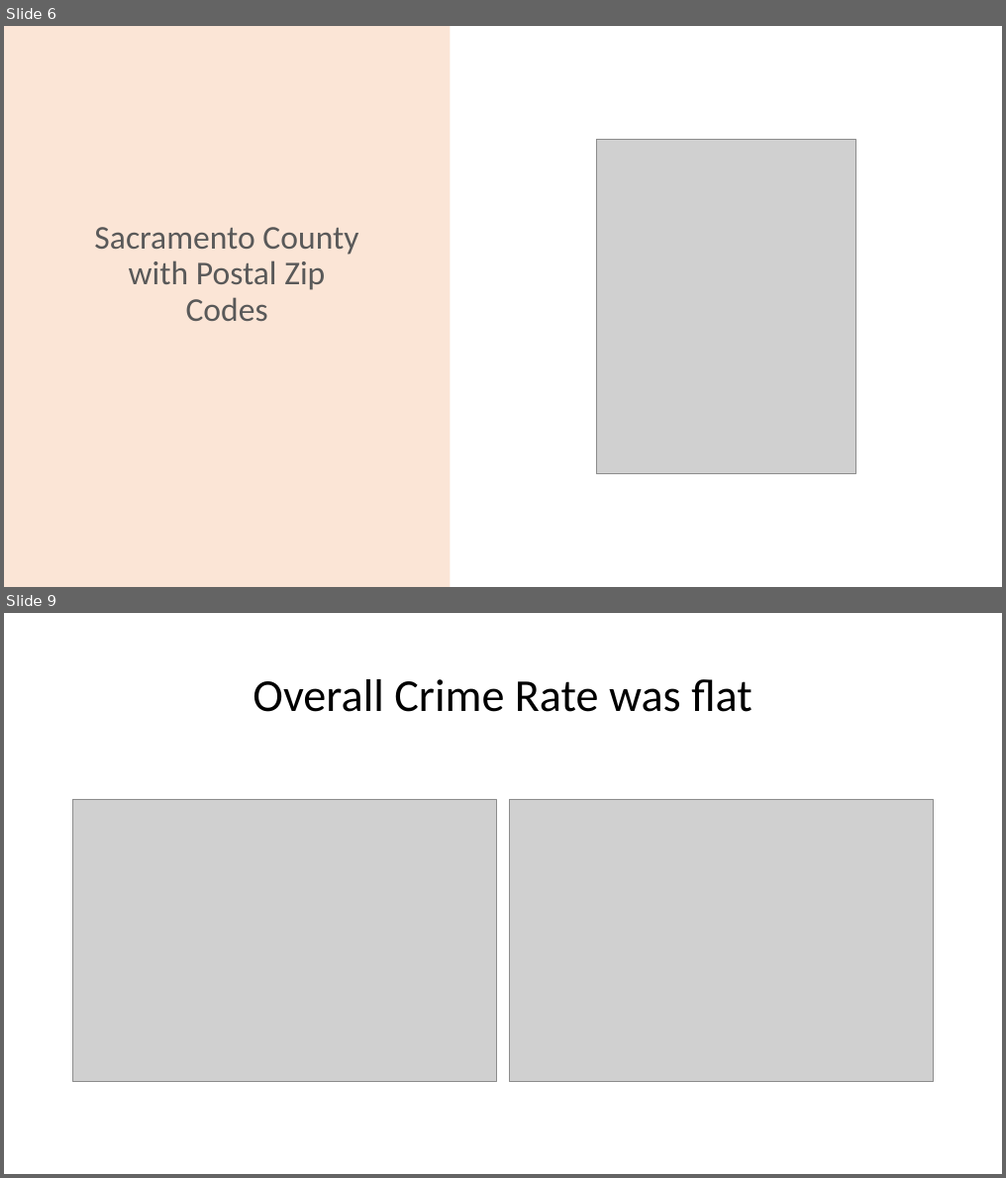
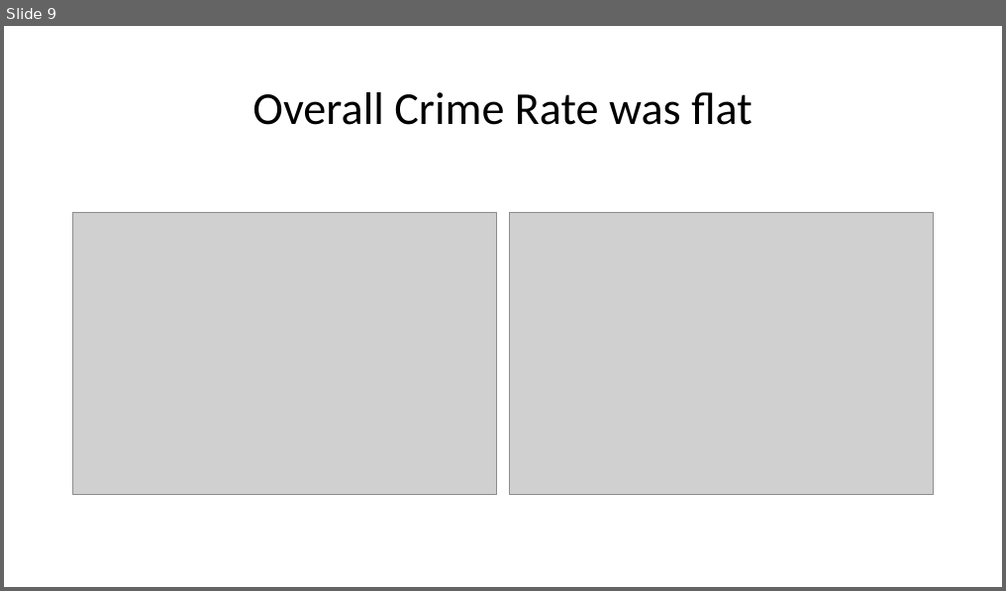
Before and after one commit to sean-galloway/Crime_and_Poverty, a slide deck: Project_1_Presentation.pptx. Shown one above the other, each under a label of ours: slides 6 and 9 before the commit, slide 9 after it; the slides between them are not shown. The pictures are 1006x1178 and 1006x591 pixels, drawn with LibreOffice and Linux fonts; fonts in the diff are those of the drawing; grey boxes stand for pictures. Boxes give left, top, right and bottom in pixels: in the first picture for what was removed or moved away, otherwise in the second. Text is boxed around its words. In the diff, an @@ line names an element or a change of style, - is before the commit and + after.

```diff
--- a/Project_1_Presentation.pptx
+++ b/Project_1_Presentation.pptx
@@ slide 6 removed at bbox=[4, 26, 1002, 587], background #FFFFFF @@
@@ rectangle removed at bbox=[4, 26, 450, 587] @@
@@ picture removed at bbox=[596, 139, 855, 474] @@
@@ title removed at bbox=[94, 227, 358, 321] @@
-Sacramento County with Postal Zip Codes
```
Also in this commit, not shown: 11 slides changed, 2 slides added, 1 other slide removed, 1 other file.
